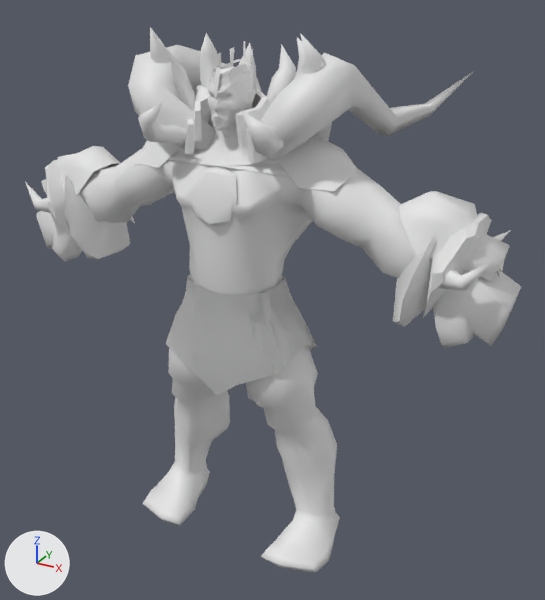
The FBX model Hacslike/Res/Model/Enemy/Ouger/ouger.FBX as it was, and as the next commit left it.
Both versions are drawn from a 50 mm lens placed at (0.219, -0.358, 0.344), pointed at (-0.005, 0.049, 0.141). Arrows for +X, +Y and +Z are at lower left; the lights stay in place. Materials are left out; every surface is plain grey. Where no turn or scale is listed for an object, it has been applied to the vertices.

In view in the first picture: 'Mesh_AddOn_Body_001', 'Mesh_AddOn_Body_002', 'Mesh_AddOn_ForeArm_001', 'Mesh_AddOn_ForeArm_002', 'Mesh_AddOn_Pelvis_001', 'Mesh_Body', 'Mesh_Chest'.
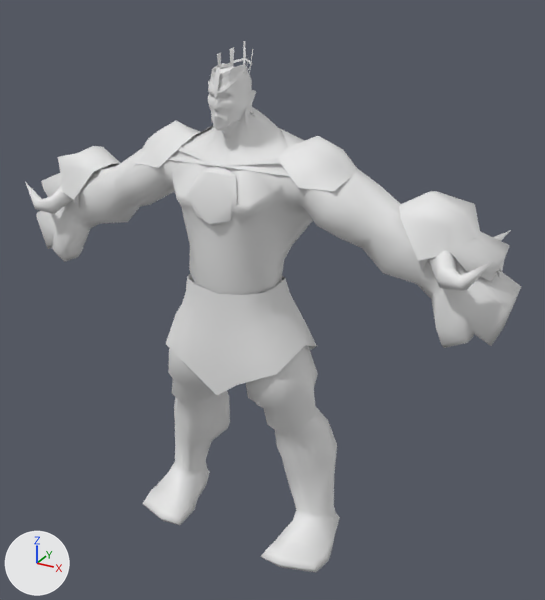
The newer file is also rescaled (x100.0), turned or shifted as a whole; pictures and numbers use the older file's frame.

What the commit changed:
Object 'Mesh_AddOn_ForeArm_001' (ob_mesh_addon_forearm_001) is deleted.
Object 'Mesh_AddOn_Pelvis_001' (ob_mesh_addon_pelvis_001) is deleted.
Object 'Mesh_AddOn_Body_002' (ob_mesh_addon_body_002) is deleted.
Object 'Mesh_AddOn_Body_001' (ob_mesh_addon_body_001) is deleted.

Changed parts and their boxes (x1, y1, x2, y2) in the pictures (545 x 600 px):
'Mesh_AddOn_Body_001', deleted
    before: (128, 45, 474, 161)
'Mesh_AddOn_Pelvis_001', deleted
    before: (166, 273, 317, 395)
'Mesh_AddOn_ForeArm_001', deleted
    before: (45, 159, 491, 327)
'Mesh_AddOn_Body_002', deleted
    before: (138, 27, 325, 163)
'Mesh_AddOn_Pelvis_002', unchanged, uncovered by the edit
    after: (166, 273, 317, 395)
